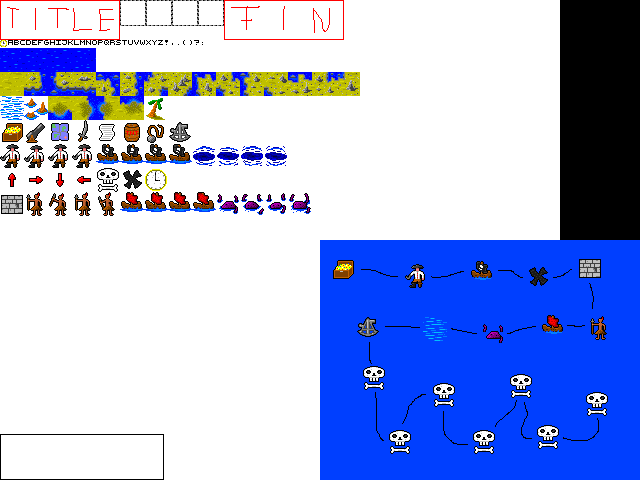
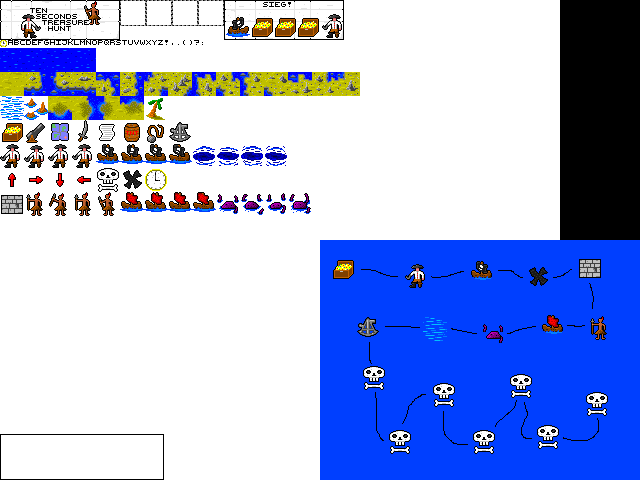
Comparing the layer stacks of the two 640×480 images. Changes:
painted on "content" over <box>0,0,344,40</box>
added layer "title-bg" above "Grid" over <box>0,0,344,40</box>
